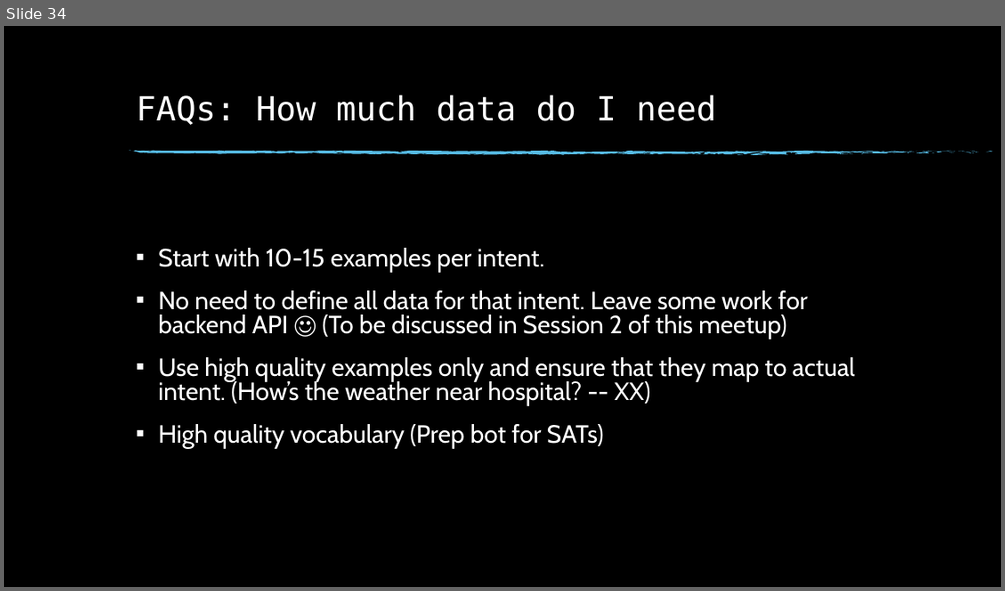
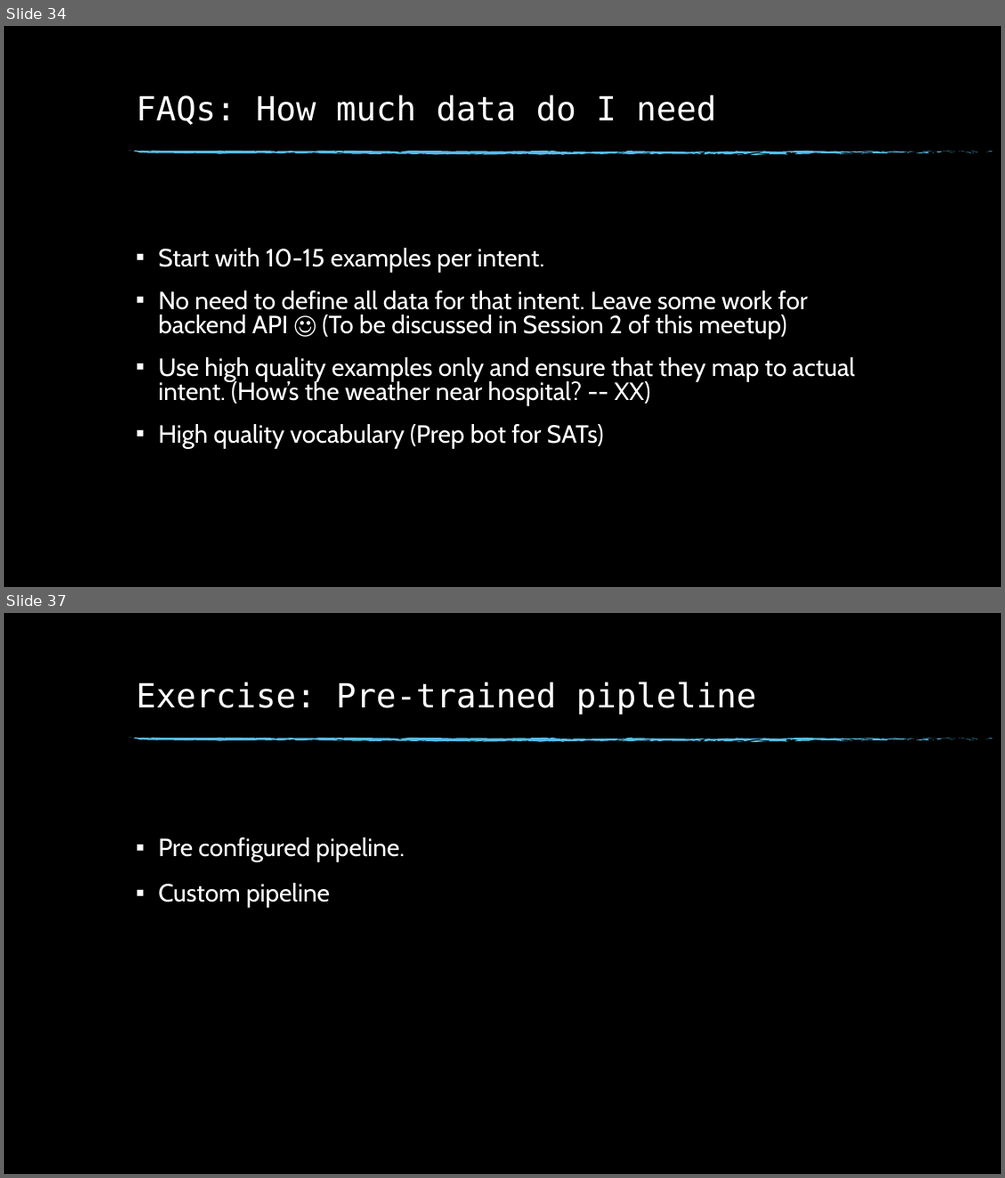
Before and after one commit to dinesh19aug/rasa-workshop, a slide deck: Natural Language Processing Workshop.pptx. Shown one above the other, each under a label of ours: slide 34 before the commit, slides 34 and 37 after it; the slides between them are not shown. The pictures are 1005x591 and 1005x1178 pixels, drawn with LibreOffice and Linux fonts; fonts in the diff are those of the drawing; background and template pictures are left out. Boxes give left, top, right and bottom in pixels: in the first picture for what was removed or moved away, otherwise in the second. Text is boxed around its words. In the diff, an @@ line names an element or a change of style, - is before the commit and + after.

Commit message:
Exercise 4

```diff
--- a/Natural Language Processing Workshop.pptx
+++ b/Natural Language Processing Workshop.pptx
@@ slide 37 added at (4,613,1001,1174), background picture (left out); not listed: 74 template elements that a slide beside it also shows @@
@@ title added at (136,682,756,714), 32 pt, text #FFFFFF @@
+Exercise: Pre-trained pipleline
@@ text added at (158,837,404,908), 24 pt, text #FFFFFF @@
+▪ Pre configured pipeline.
+▪ Custom pipeline
```
Also in this commit, not shown: 20 other slides added, 18 other files.
